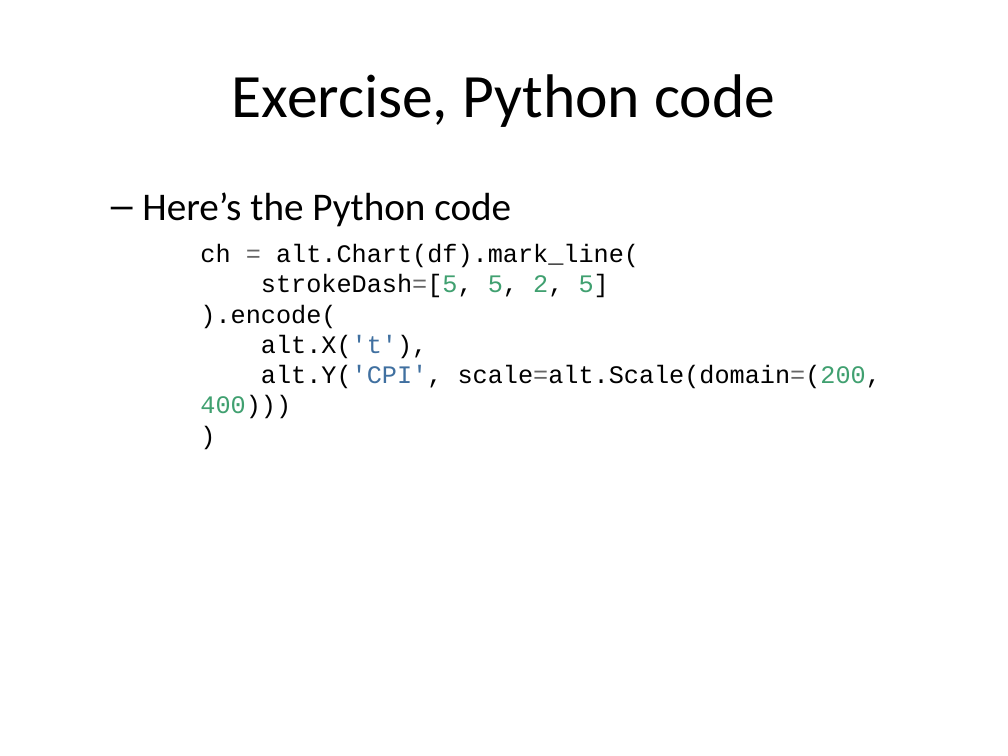
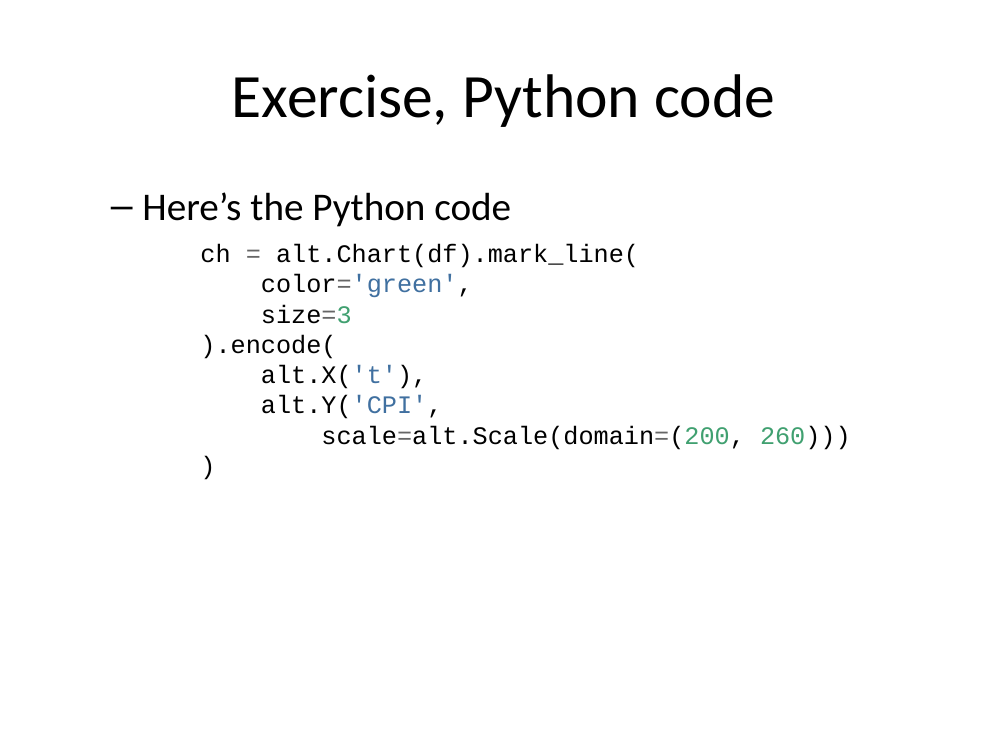
Before and after one commit to pmean/data-visualization, a slide deck: slide 39 of data-viz-03/src/complete-lecture-linegraphs.pptx (slide 32 before the commit). Drawn at 1008x756 pixels with LibreOffice and Linux fonts; fonts in the diff are those of the drawing. Boxes give left, top, right and bottom in pixels: in the first picture for what was removed or moved away, otherwise in the second. Text is boxed around its words. In the diff, an @@ line names an element or a change of style, - is before the commit and + after.

```diff
--- a/data-viz-03/src/complete-lecture-linegraphs.pptx
+++ b/data-viz-03/src/complete-lecture-linegraphs.pptx
@@ text at (x1=200, y1=244, x2=851, y2=450): text changed @@
-ch = alt.Chart(df).mark_line(
-strokeDash=[5, 5, 2, 5]
-).encode(
-alt.X('t'),
-alt.Y('CPI', scale=alt.Scale(domain=(200, 400)))
-)
+ch = alt.Chart(df).mark_line(
+color='green',
+size=3
+).encode(
+alt.X('t'),
+alt.Y('CPI',
+scale=alt.Scale(domain=(200, 260)))
+)
```
Also in this commit, not shown: 19 other slides changed, 34 slides added, 9 slides removed, 5 other files.
